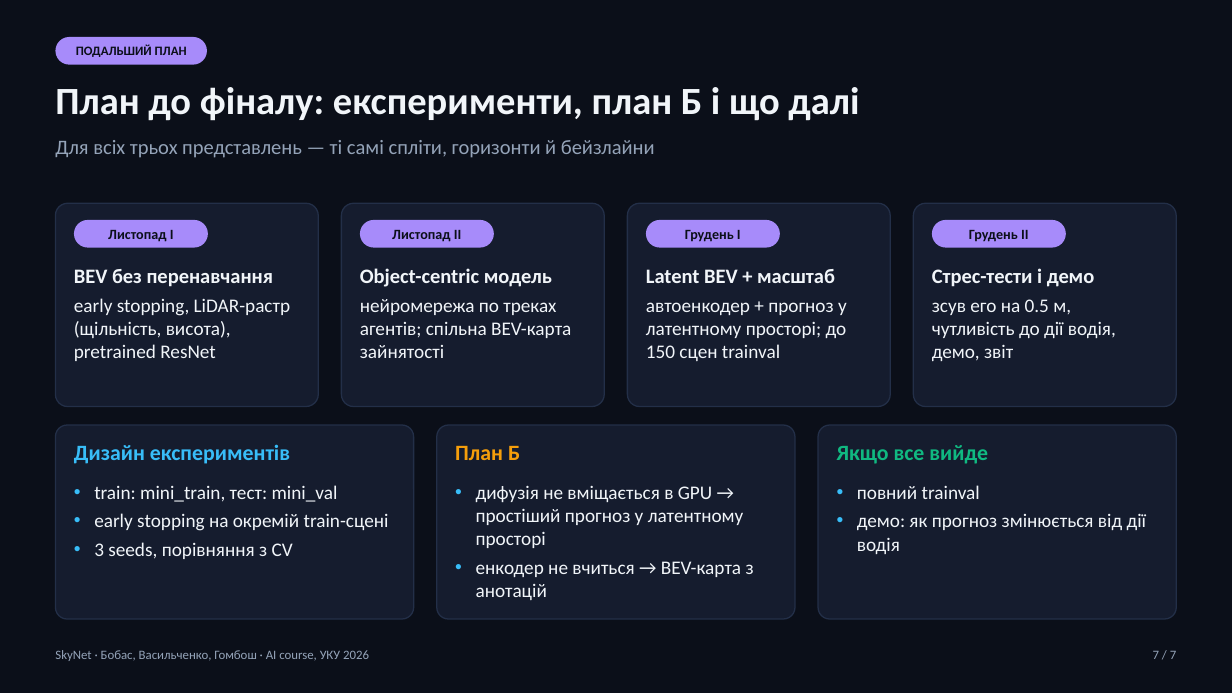
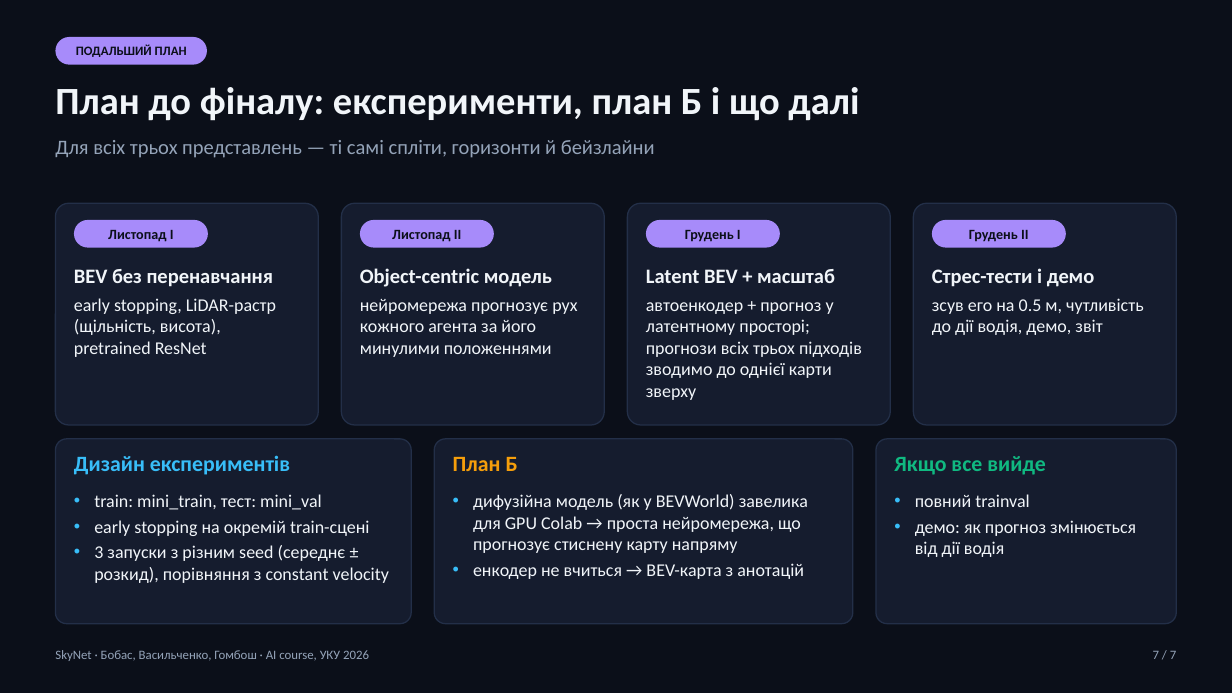
Before and after one commit to Hombosh-dev/SkyNet, a slide deck: slide 7 of docs/slides/Midterm_Presentation_Bobas_Vasylchenko_Hombosh.pptx. Drawn at 1232x693 pixels with LibreOffice and Linux fonts; fonts in the diff are those of the drawing. Boxes give left, top, right and bottom in pixels: in the first picture for what was removed or moved away, otherwise in the second. Text is boxed around its words. In the diff, an @@ line names an element or a change of style, - is before the commit and + after.

```diff
--- a/docs/slides/Midterm_Presentation_Bobas_Vasylchenko_Hombosh.pptx
+++ b/docs/slides/Midterm_Presentation_Bobas_Vasylchenko_Hombosh.pptx
@@ rounded rectangle: place and size @@
-rounded rectangle at <box>55,203,319,407</box>
+rounded rectangle at <box>55,203,319,425</box>
@@ rounded rectangle: place and size @@
-rounded rectangle at <box>341,203,604,407</box>
+rounded rectangle at <box>341,203,604,425</box>
@@ rounded rectangle: place and size @@
-rounded rectangle at <box>628,203,891,407</box>
+rounded rectangle at <box>628,203,891,425</box>
@@ rounded rectangle: place and size @@
-rounded rectangle at <box>913,203,1177,407</box>
+rounded rectangle at <box>913,203,1177,425</box>
@@ text at <box>74,298,276,357</box>: size 15 to 14 pt in "early stopping, LiDAR-растр (щільність, висота), pretrained  ..." @@
@@ text at <box>360,299,577,357</box>: text changed; size 15 to 14 pt @@
-нейромережа по треках агентів; спільна BEV-карта зайнятості
+нейромережа прогнозує рух кожного агента за його минулими положеннями
@@ text at <box>932,298,1144,335</box>: size 15 to 14 pt in "зсув его на 0.5 м, чутливість до ..." @@
@@ text at <box>646,302,862,400</box>: text changed; size 15 to 14 pt @@
-автоенкодер + прогноз у латентному просторі; до 150 сцен trainval
+автоенкодер + прогноз у латентному просторі; прогнози всіх трьох підходів зводимо до однієї карти зверху
@@ rounded rectangle: place and size @@
-rounded rectangle at <box>55,425,414,619</box>
+rounded rectangle at <box>55,439,411,624</box>
@@ rounded rectangle: place and size @@
-rounded rectangle at <box>437,425,796,619</box>
+rounded rectangle at <box>434,439,853,624</box>
@@ rounded rectangle: place and size @@
-rounded rectangle at <box>818,425,1177,619</box>
+rounded rectangle at <box>876,439,1177,624</box>
@@ text "Дизайн експериментів": place and size @@
-text "Дизайн експериментів" at <box>74,444,290,464</box>
+text "Дизайн експериментів" at <box>74,455,290,475</box>
@@ text "План Б": place and size @@
-text "План Б" at <box>455,446,520,460</box>
+text "План Б" at <box>453,457,518,471</box>
@@ text "Якщо все вийде": place and size @@
-text "Якщо все вийде" at <box>837,445,988,464</box>
+text "Якщо все вийде" at <box>894,456,1046,475</box>
@@ text "train: mini_train, тест: mini_val": place and size @@
-text "train: mini_train, тест: mini_val" at <box>94,485,389,559</box>
+text "train: mini_train, тест: mini_val" at <box>94,494,389,583</box>
@@ text at <box>94,494,369,536</box>: size 15 to 14 pt in "train: mini_train, тест: mini_val", "early stopping на окремій train-сцені"; less space between paragraphs @@
@@ text "дифузійна модель (як у BEVWorld) ...": place and size @@
-text "дифузійна модель (як у BEVWorld) ..." at <box>476,485,754,600</box>
+text "дифузійна модель (як у BEVWorld) ..." at <box>473,494,808,579</box>
@@ text at <box>473,494,808,553</box>: text changed; size 15 to 14 pt @@
-• дифузія не вміщається в GPU → простіший прогноз у латентному просторі
+• дифузійна модель (як у BEVWorld) завелика для GPU Colab → проста нейромережа, що прогнозує стиснену карту напряму
@@ text "повний trainval": place and size @@
-text "повний trainval" at <box>857,485,1147,554</box>
+text "повний trainval" at <box>915,494,1136,557</box>
@@ text "повний trainval" at <box>915,494,1136,557</box>: size 15 to 14 pt; less space between paragraphs @@
@@ text at <box>94,545,389,583</box>: text changed; size 15 to 14 pt @@
-• 3 seeds, порівняння з CV
+• 3 запуски з різним seed (середнє ± розкид), порівняння з constant velocity
@@ text at <box>473,563,804,579</box>: size 15 to 14 pt in "енкодер не вчиться → BEV-карта з анотацій"; less space between paragraphs @@
```
Also in this commit, not shown: 5 other slides changed, 4 other files.
